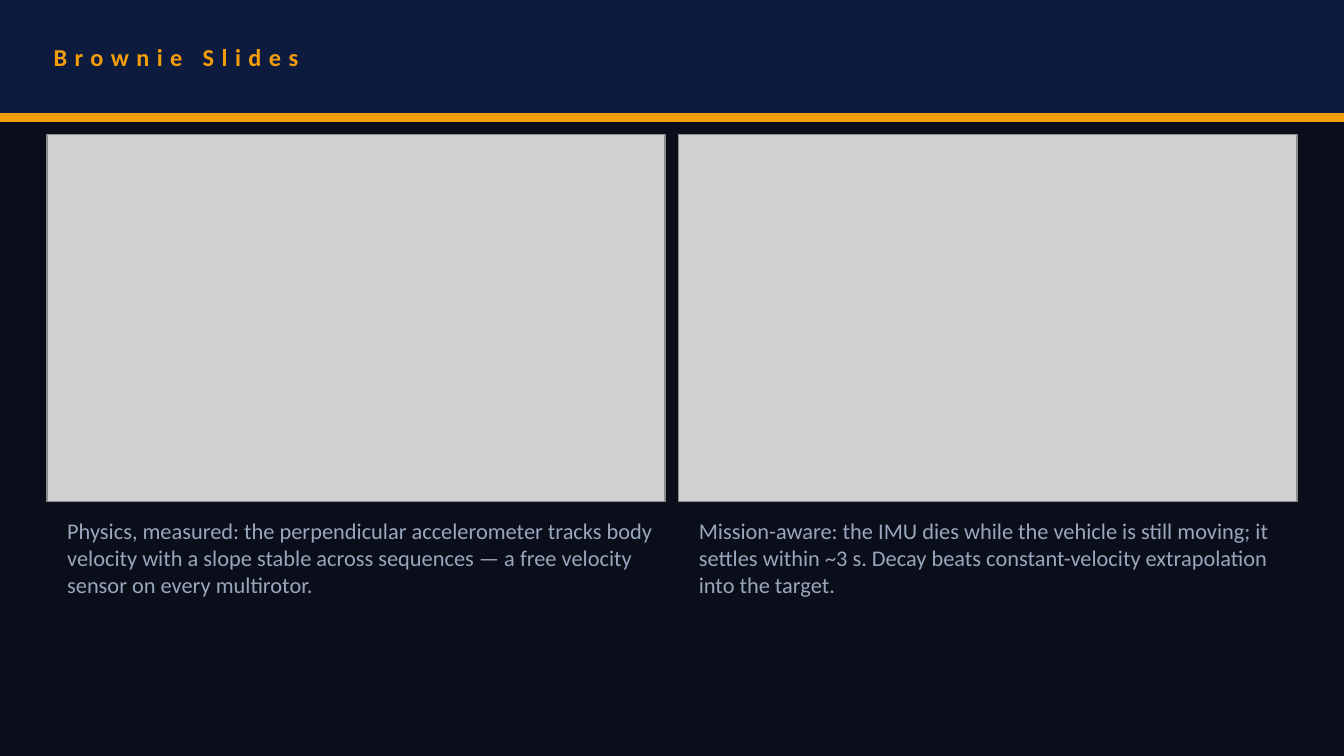
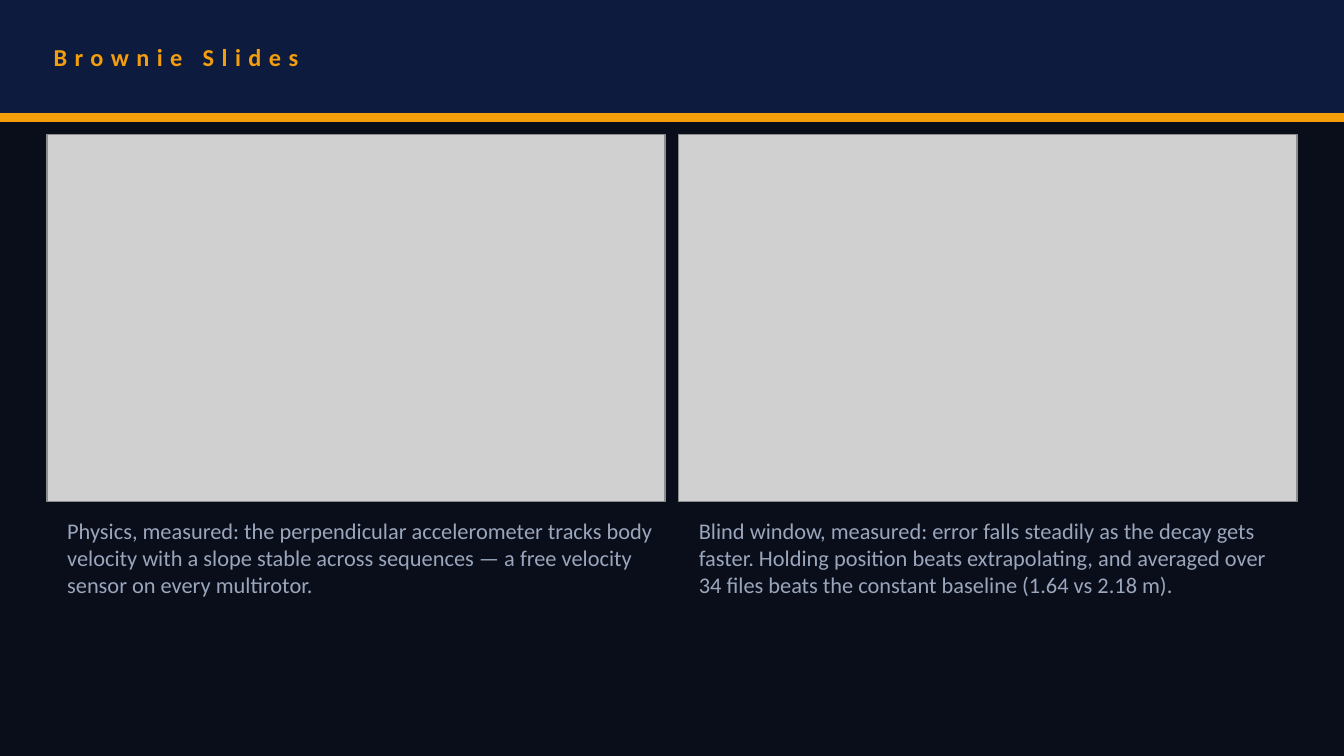
Before and after one commit to RaktimChandra/pathfinder, a slide deck: slide 8 of deck/SRMIST_vortexxx.pptx. Drawn at 1344x756 pixels with LibreOffice and Linux fonts; fonts in the diff are those of the drawing; grey boxes stand for pictures. Boxes give left, top, right and bottom in pixels: in the first picture for what was removed or moved away, otherwise in the second. Text is boxed around its words. In the diff, an @@ line names an element or a change of style, - is before the commit and + after.

```diff
--- a/deck/SRMIST_vortexxx.pptx
+++ b/deck/SRMIST_vortexxx.pptx
@@ text at <box>699,523,1265,596</box>: text changed @@
-Mission-aware: the IMU dies while the vehicle is still moving; it settles within ~3 s. Decay beats constant-velocity extrapolation into the target.
+Blind window, measured: error falls steadily as the decay gets faster. Holding position beats extrapolating, and averaged over 34 files beats the constant baseline (1.64 vs 2.18 m).
```
Also in this commit, not shown: 3 other slides changed, 26 other files.
